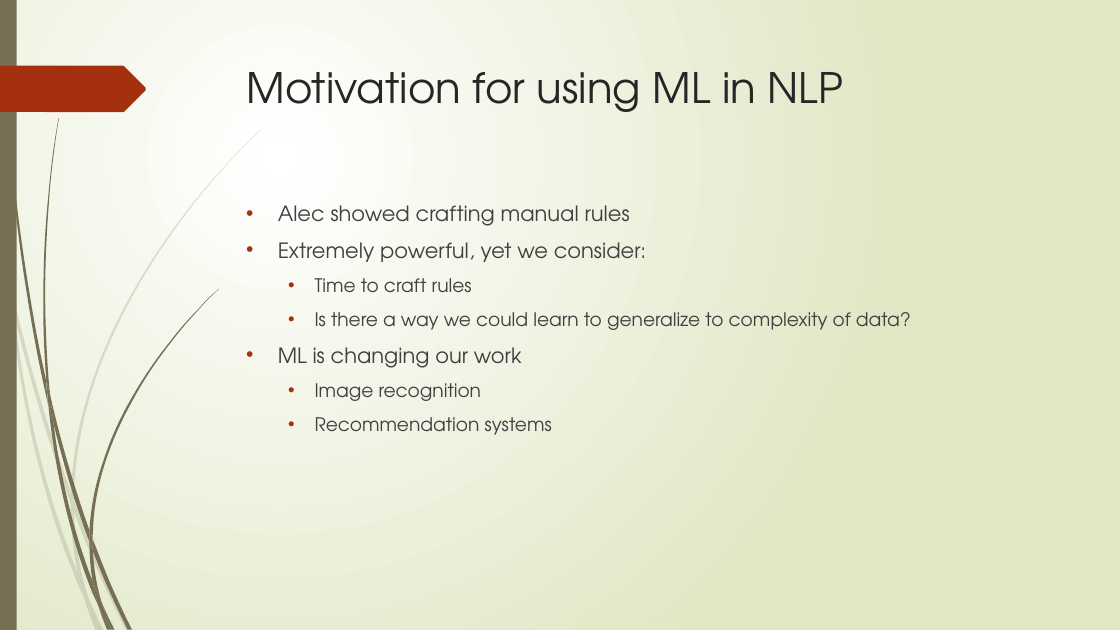
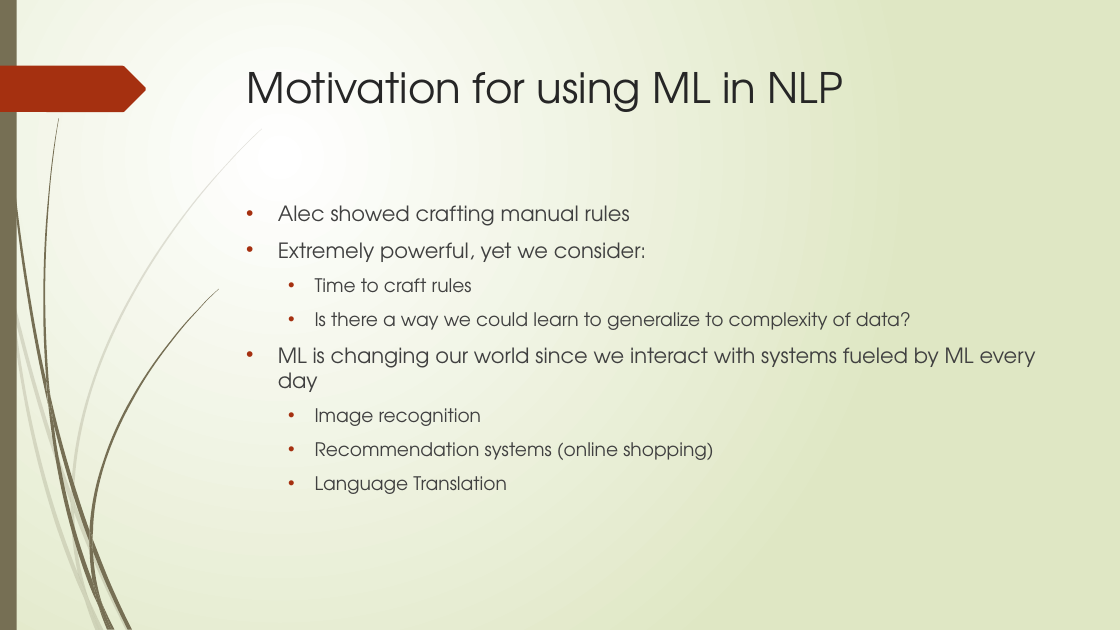
Before and after one commit to abchapman93/DELPHI_Intro_to_NLP_Spring_2024, a slide deck: slide 3 of slides/2024_Delphi_NLP_with_ML_Part_1.pptx. Drawn at 1120x630 pixels with LibreOffice and Linux fonts; fonts in the diff are those of the drawing. Boxes give left, top, right and bottom in pixels: in the first picture for what was removed or moved away, otherwise in the second. Text is boxed around its words. In the diff, an @@ line names an element or a change of style, - is before the commit and + after.

```diff
--- a/slides/2024_Delphi_NLP_with_ML_Part_1.pptx
+++ b/slides/2024_Delphi_NLP_with_ML_Part_1.pptx
@@ text at bbox=[278, 347, 1036, 392]: text changed @@
-• ML is changing our work
+• ML is changing our world since we interact with systems fueled by ML every day
@@ text at bbox=[315, 442, 714, 494]: text changed @@
-  • Recommendation systems
+  • Recommendation systems (online shopping)
+  • Language Translation
```
Also in this commit, not shown: 5 other slides changed.
